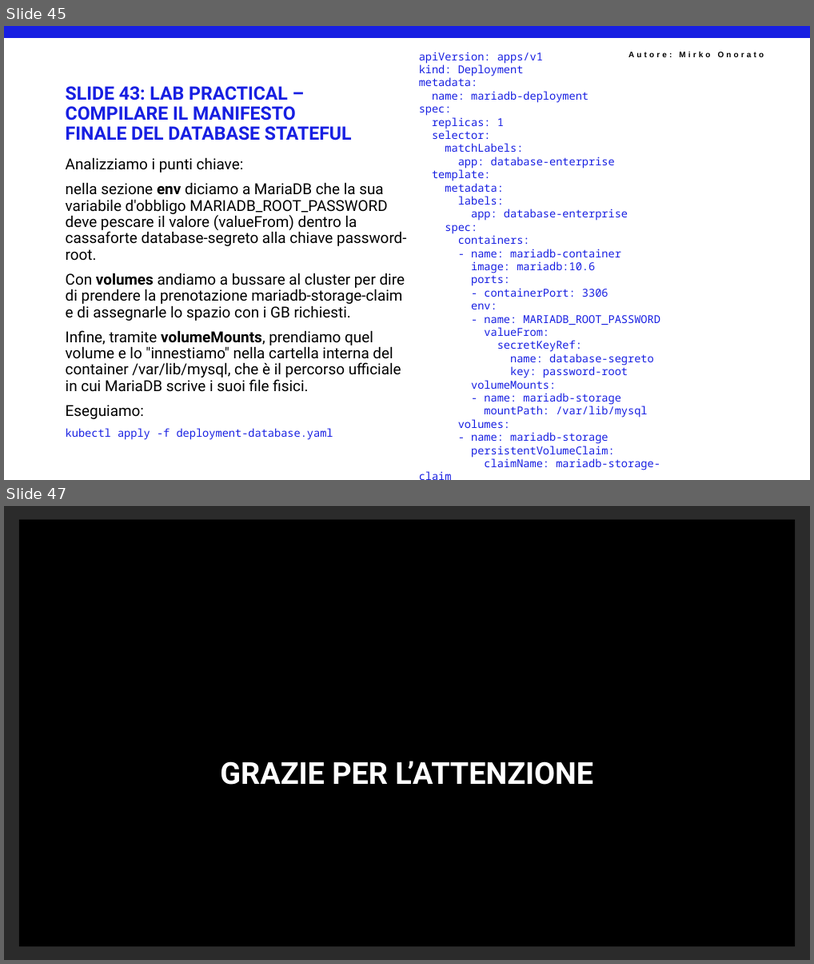
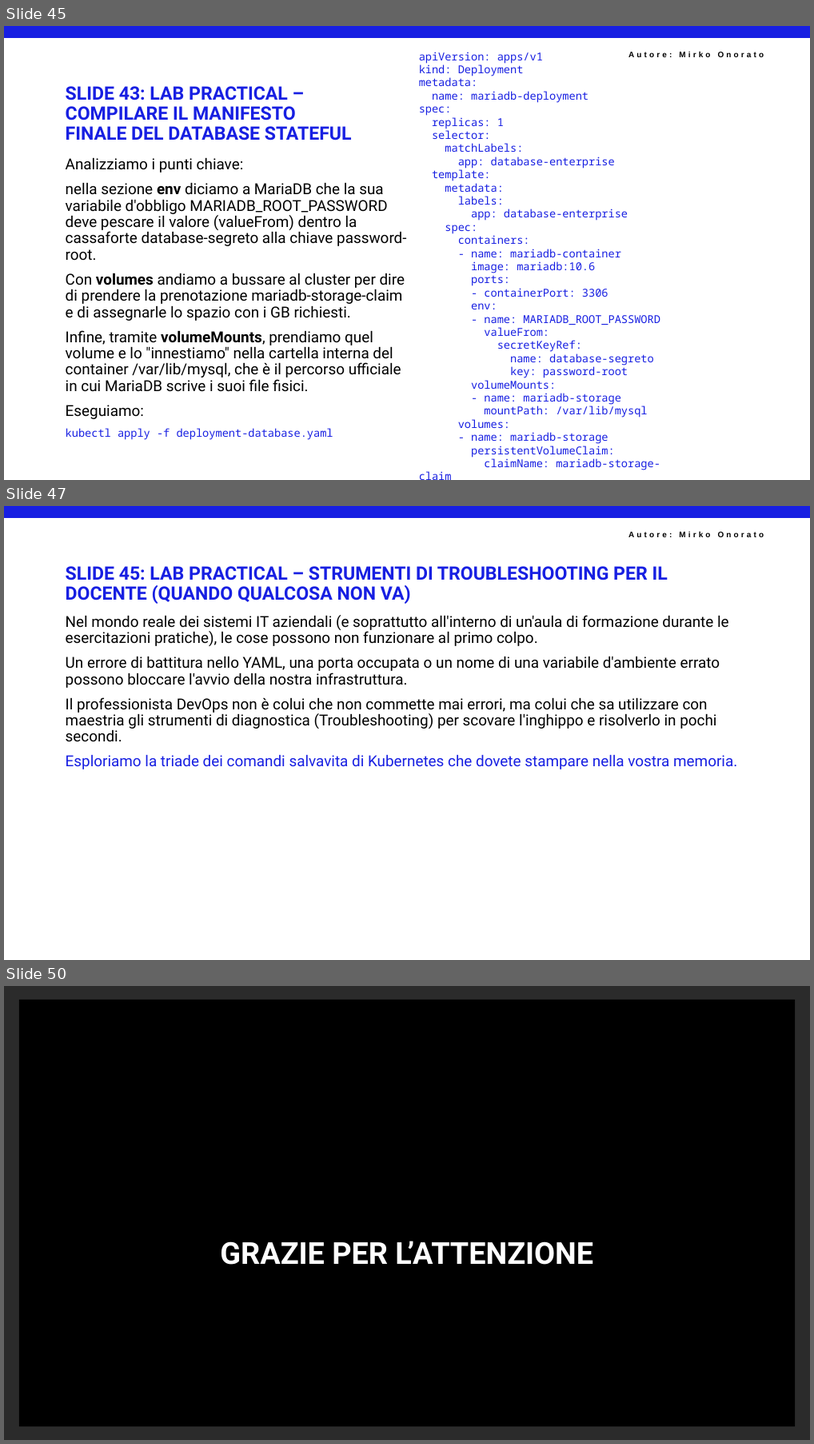
Before and after one commit to mirkoSkF/Docker-Slides, a slide deck: 5 - IL NETWORKING DI KUBERNETES E I SERVICE (L'ANIMA DELLA RETE).pptx. Shown one above the other, each under a label of ours: slides 45 and 47 before the commit, slides 45, 47 and 50 after it; the slides between them are not shown. The pictures are 814x964 and 814x1444 pixels, drawn with LibreOffice and Linux fonts; fonts in the diff are those of the drawing; background and template pictures are left out; a plain dark background stands for a picture behind light text. Boxes give left, top, right and bottom in pixels: in the first picture for what was removed or moved away, otherwise in the second. Text is boxed around its words. In the diff, an @@ line names an element or a change of style, - is before the commit and + after.

```diff
--- a/5 - IL NETWORKING DI KUBERNETES E I SERVICE (L'ANIMA DELLA RETE).pptx
+++ b/5 - IL NETWORKING DI KUBERNETES E I SERVICE (L'ANIMA DELLA RETE).pptx
@@ slide 47 added at [4,506,810,960], background #FFFFFF; not listed: 2 template elements that a slide beside it also shows @@
@@ title added at [66,566,668,604], 22 pt, text #171FE2, bold @@
+SLIDE 45: LAB PRACTICAL – STRUMENTI DI TROUBLESHOOTING PER IL DOCENTE (QUANDO QUALCOSA NON VA)
@@ text added at [66,615,738,769], 18 pt, text #000000 @@
+Nel mondo reale dei sistemi IT aziendali (e soprattutto all'interno di un'aula di formazione durante le esercitazioni pratiche), le cose possono non funzionare al primo colpo.
+Un errore di battitura nello YAML, una porta occupata o un nome di una variabile d'ambiente errato possono bloccare l'avvio della nostra infrastruttura.
+Il professionista DevOps non è colui che non commette mai errori, ma colui che sa utilizzare con maestria gli strumenti di diagnostica (Troubleshooting) per scovare l'inghippo e risolverlo in pochi secondi.
+Esploriamo la triade dei comandi salvavita di Kubernetes che dovete stampare nella vostra memoria.
@@ what was slide 47 is now slide 50 @@
```
Also in this commit, not shown: 1 slide changed, 2 other slides added.
